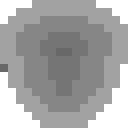
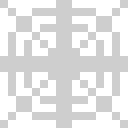
Comparing the layer stacks of the two 128x128 images. Changes:
added layer "web_shot #1" above "web_shot" over (0, 0, 128, 128)
hid "web_shot" over (0, 0, 128, 128)
